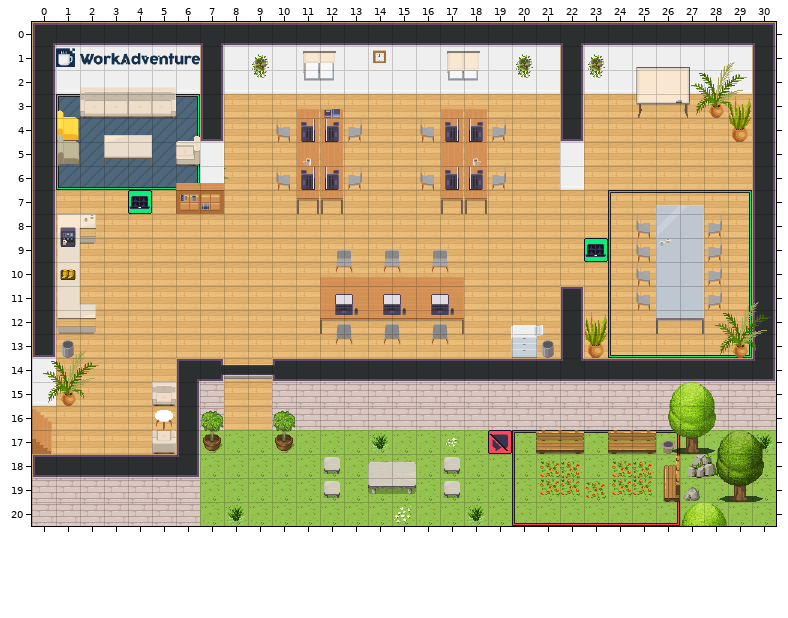
Two states of a Tiled map (JSON), office.tmj. The first picture shows the starting point.
Cells are 32x32 px. Shown: x 0..30, y 0..20.
The same view after the edit:
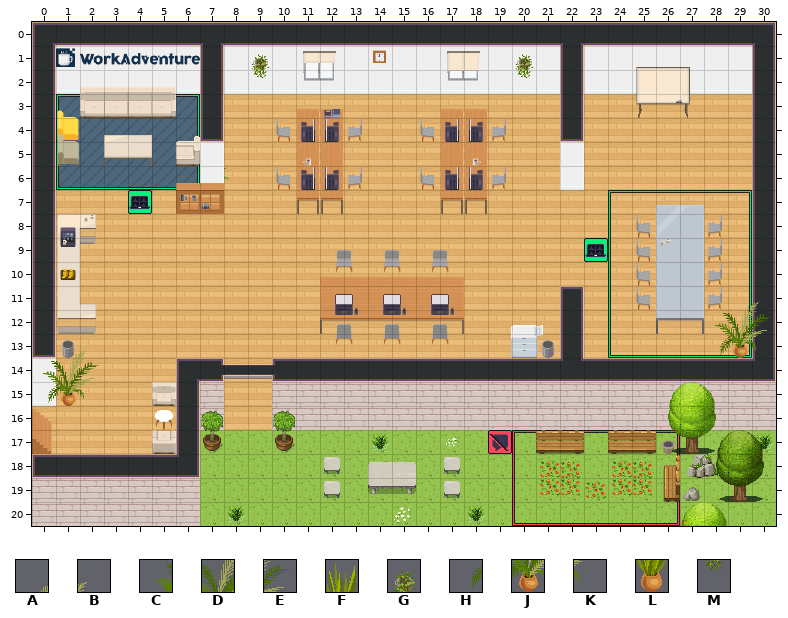
Key: from "WA_Decoration": A 61, B 62, C 72, D 73, E 74, F 75, G 77, H 84, J 85, K 86, L 87, M 89.
_ is an empty cell, . an unchanged one.
The commit says: deleting plants
The edit:
--- layer "furniture/furniture1"
@@ x 23..29 @@
- 1 G......
- 2 M......
- 3 ......F
- 4 ......L
+ 1 _......
+ 2 _......
+ 3 ......_
+ 4 ......_
@@ x 23..23 @@
-12 F
-13 L
+12 _
+13 _
--- layer "furniture/furniture3"
@@ x 27..29 @@
- 1 .AB
- 2 CDE
- 3 HJK
+ 1 .__
+ 2 ___
+ 3 ___
